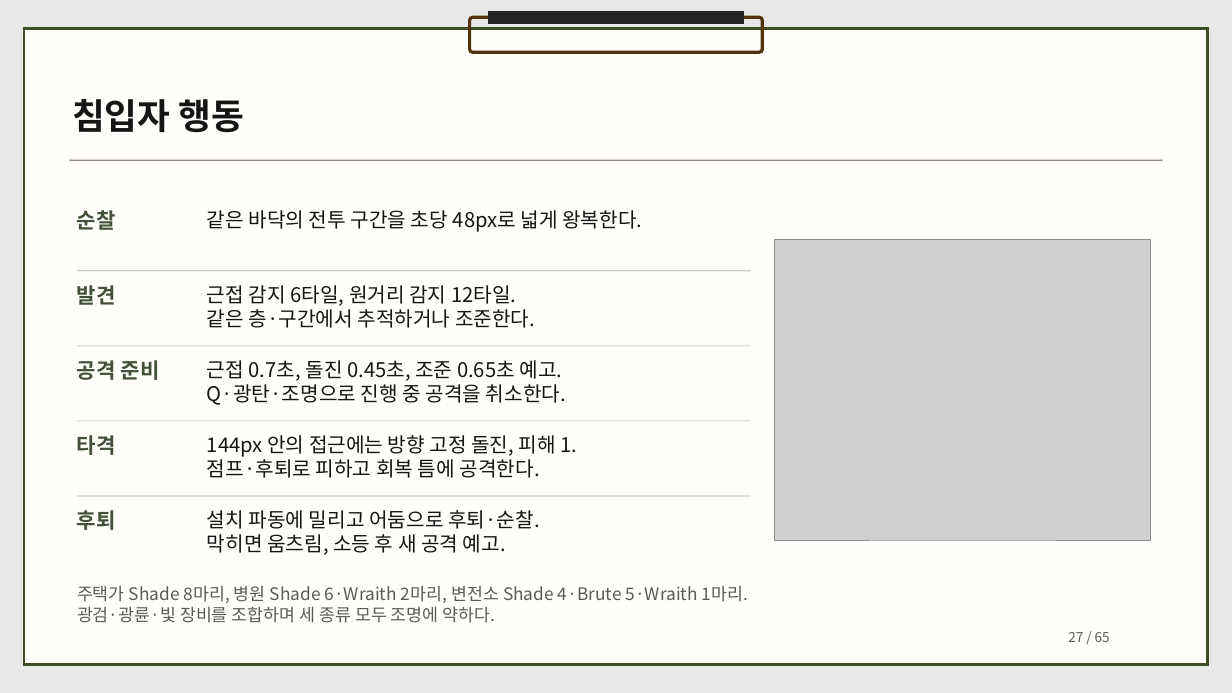
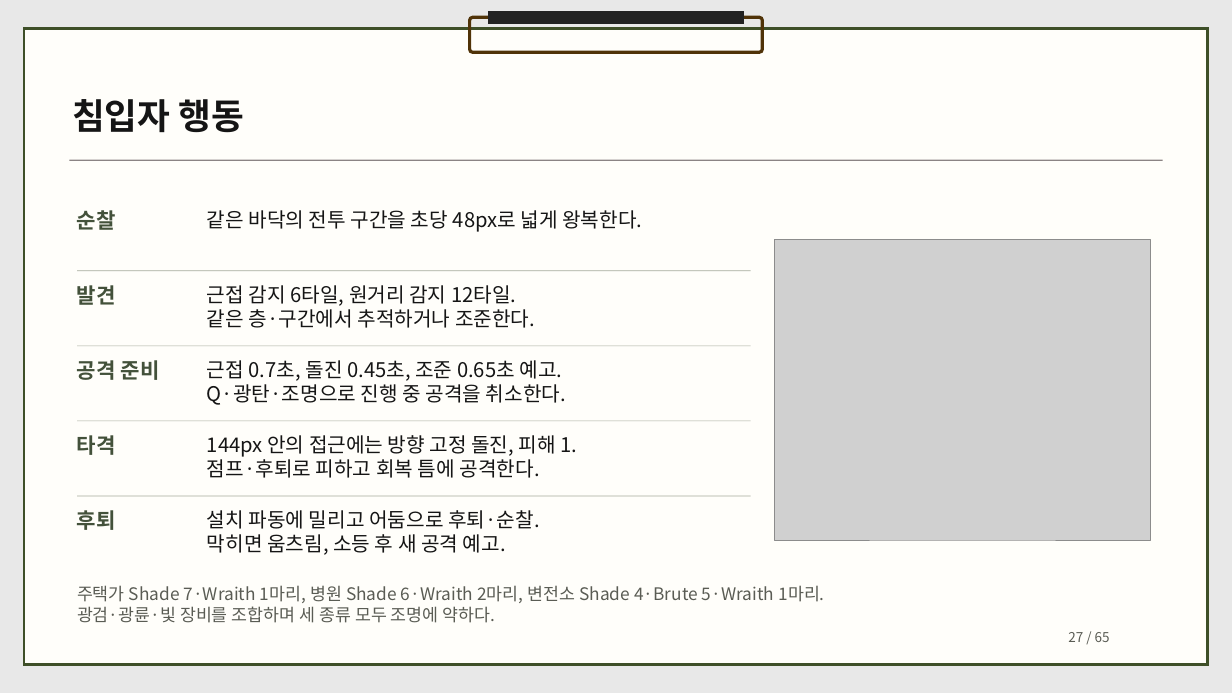
Before and after one commit to dbguswh/2Dgame_project, a slide deck: slide 27 of 2D게임프로그래밍 기획서.pptx. Drawn at 1232x693 pixels with LibreOffice and Linux fonts; fonts in the diff are those of the drawing; grey boxes stand for pictures. Boxes give left, top, right and bottom in pixels: in the first picture for what was removed or moved away, otherwise in the second. Text is boxed around its words. In the diff, an @@ line names an element or a change of style, - is before the commit and + after.

Commit message:
광륜 조준과 획득 안내 및 주택가 하부 경로 기획 보완

```diff
--- a/2D게임프로그래밍 기획서.pptx
+++ b/2D게임프로그래밍 기획서.pptx
@@ text at [77, 585, 825, 603]: text changed @@
-주택가 Shade 8마리, 병원 Shade 6·Wraith 2마리, 변전소 Shade 4·Brute 5·Wraith 1마리.
+주택가 Shade 7·Wraith 1마리, 병원 Shade 6·Wraith 2마리, 변전소 Shade 4·Brute 5·Wraith 1마리.
```
Also in this commit, not shown: 7 other slides changed, 1 other file.
